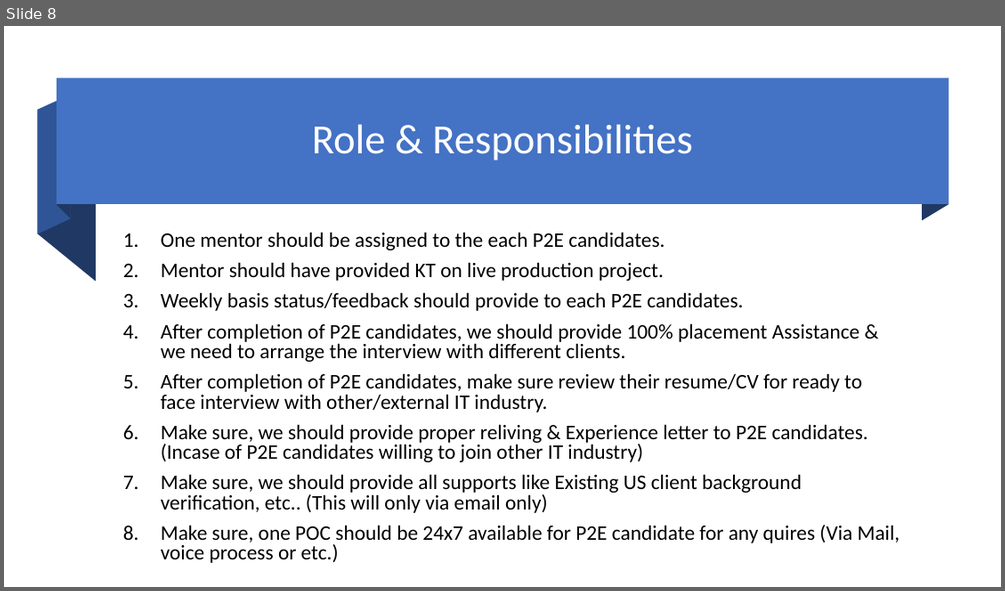
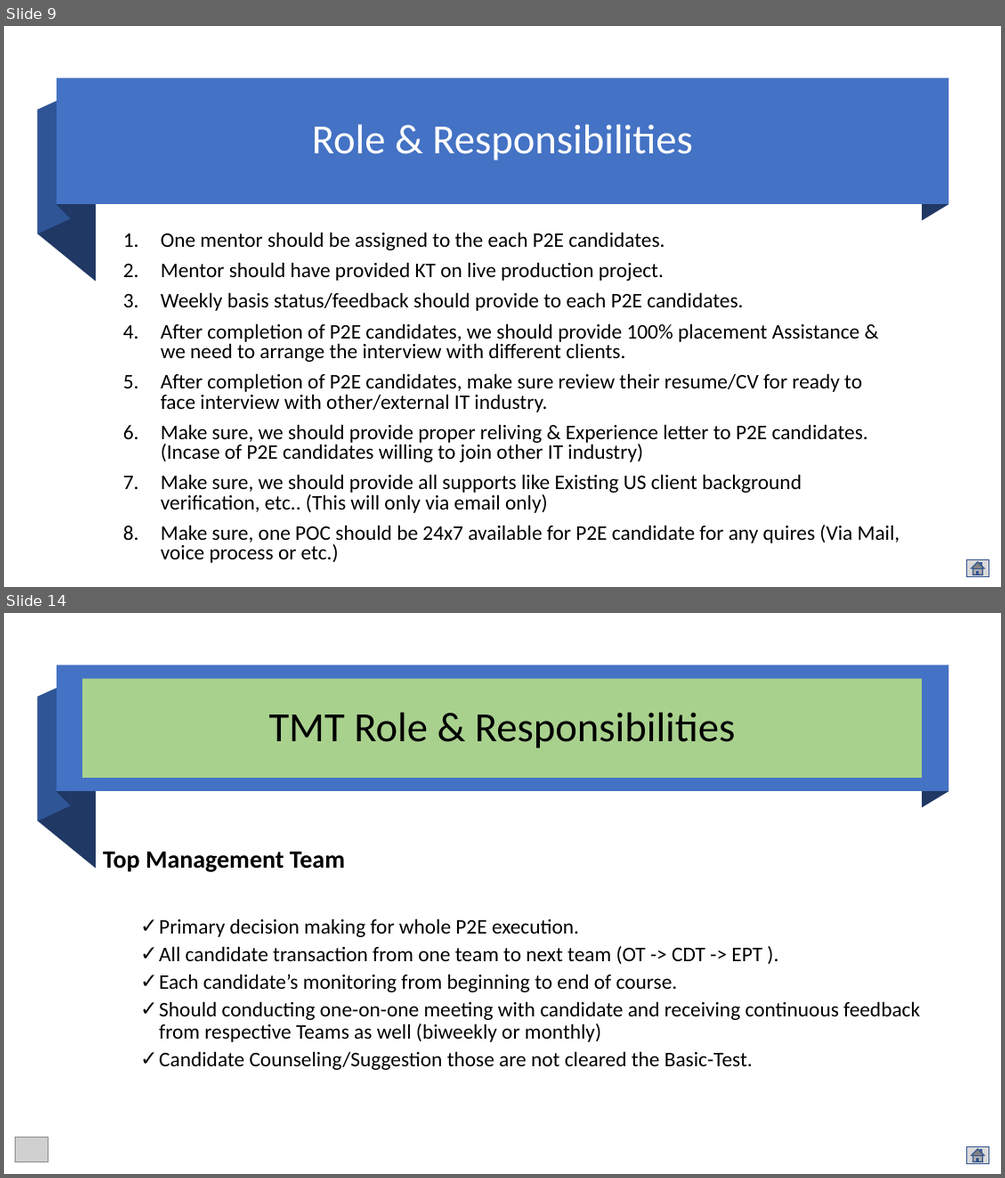
Before and after one commit to mjanwar/document, a slide deck: eTechlogix-Academic-Professional-Training-Plan.pptx. Shown one above the other, each under a label of ours: slide 8 before the commit, slides 9 and 14 after it; the slides between them are not shown. The pictures are 1005x591 and 1005x1178 pixels, drawn with LibreOffice and Linux fonts; fonts in the diff are those of the drawing; grey boxes stand for pictures. Boxes give left, top, right and bottom in pixels: in the first picture for what was removed or moved away, otherwise in the second. Text is boxed around its words. In the diff, an @@ line names an element or a change of style, - is before the commit and + after.

```diff
--- a/eTechlogix-Academic-Professional-Training-Plan.pptx
+++ b/eTechlogix-Academic-Professional-Training-Plan.pptx
@@ slide 14 added at bbox=[4, 613, 1001, 1174], background #FFFFFF @@
@@ rectangle added at bbox=[57, 666, 948, 792], fill #4472C4 @@
@@ freeform shape added at bbox=[57, 666, 71, 805], fill #203864 @@
@@ freeform shape added at bbox=[922, 666, 948, 808], fill #203864 @@
@@ freeform shape added at bbox=[38, 682, 71, 821], fill #2F5597 @@
@@ title added at bbox=[82, 679, 922, 779], fill #A9D18E, 40 pt, text #000000 @@
+TMT Role & Responsibilities
@@ freeform shape added at bbox=[38, 697, 96, 868], fill #203864 @@
@@ text added at bbox=[103, 852, 920, 1070], 20 pt, text #000000 @@
+Top Management Team
+  ✓ Primary decision making for whole P2E execution.
+  ✓ All candidate transaction from one team to next team (OT -> CDT -> EPT ).
+  ✓ Each candidate’s monitoring from beginning to end of course.
+  ✓ Should conducting one-on-one meeting with candidate and receiving continuous feedback from respective Teams as well (biweekly or monthly)
+  ✓ Candidate Counseling/Suggestion those are not cleared the Basic-Test.
@@ picture added at bbox=[16, 1136, 48, 1162] @@
@@ action button home added at bbox=[967, 1147, 989, 1164], fill #D9D9D9, outline #325491 1 pt @@
@@ what was slide 8 is now slide 9 @@
@@ slide 9 changed as well @@
@@ action button home added at bbox=[967, 560, 989, 577], fill #D9D9D9, outline #325491 1 pt @@
```
Also in this commit, not shown: 9 other slides changed, 10 other slides added.
